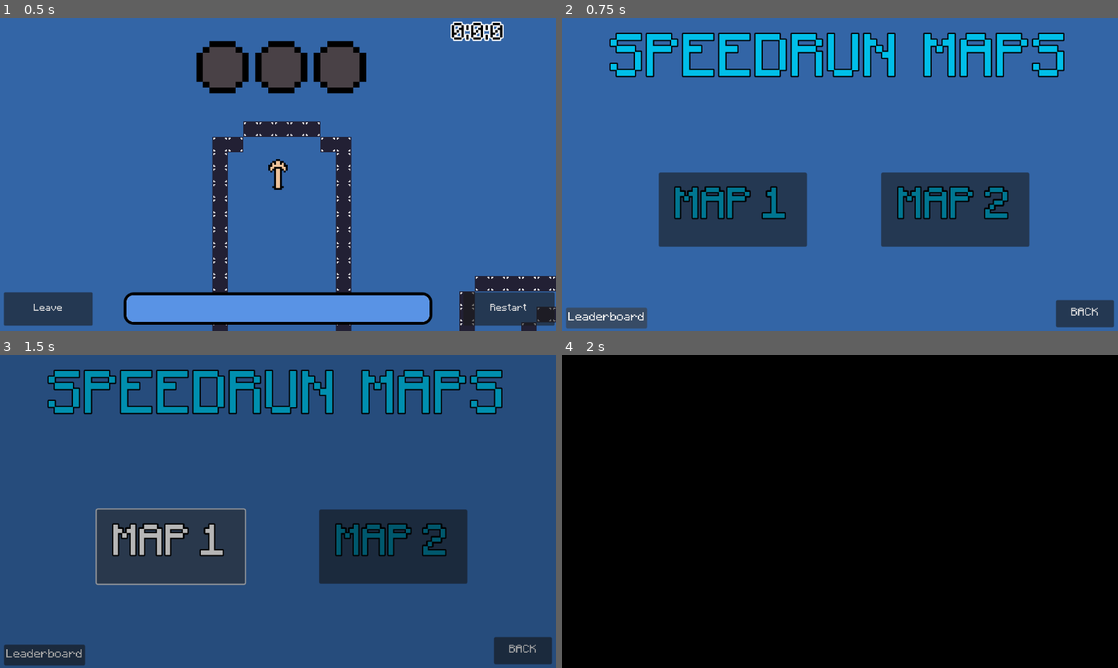
Above: before the commit, frames 1-4 (two rows, left to right).
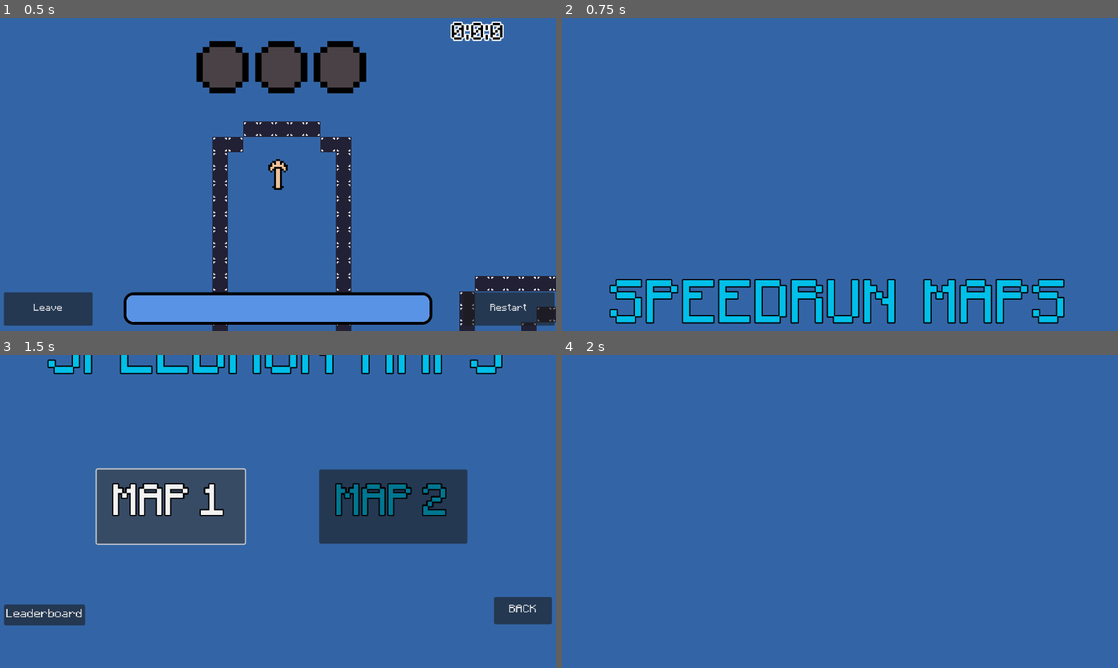
Above: after the commit, the same moments.

Repository: johntheman54321/Pixel-Game-Jam-2024
Game: Godot game, scene res://Scenes/Maps/Map 1/map_1.tscn
The game is run twice, just before and just after one commit, with the same random seed, the same clock (stepped at 60 frames per second) and the same inputs. This scene is started directly instead of the project's main scene.
Inputs:
- Up to frame 1 (0.5 s): no input
- Up to frame 2 (0.75 s): click "Leave" at 0.5 s
- Up to frame 3 (1.5 s): click "MAP 1" at 1.25 s
- Up to frame 4 (2 s): no input

Frame 1 is identical in both runs. In frame 2, 27% of the frame differs, in the area x 0-100%, y 4-100%; in frame 3, 96%; in frame 4, 100%, in the area x 0-100%, y 0-100%.

Commit message:
UI Updates!!

Diff:
--- a/Scenes/Maps/Map 1/map_1.tscn
+++ b/Scenes/Maps/Map 1/map_1.tscn
@@ -270,7 +270,6 @@
 libraries = {
 "": SubResource("AnimationLibrary_cj4m8")
 }
-autoplay = "Fade In"
 
 [node name="Timer" type="Timer" parent="."]
 wait_time = 0.1
--- a/Scenes/main_menu/main_menu.gd
+++ b/Scenes/main_menu/main_menu.gd
@@ -4,6 +4,7 @@
 
 func _ready():
 	$CanvasLayer/AnimationContainer/Name/LineEdit.text = Global.player_name
+	#RenderingServer.set_default_clear_color(Color(0.39,0.75,1))
 
 
 func _process(delta):
@@ -18,6 +19,7 @@
 			$AnimationPlayer.play("Fade Out")
 		button_pressed = true
 		await get_tree().create_timer($AnimationPlayer.current_animation_length).timeout
+		$CanvasLayer/AnimationContainer/Name/LineEdit.editable = false
 		get_tree().change_scene_to_file("res://Scenes/map_selection/map_selection.tscn")
 	else:
 		$AnimationPlayer.play("NoName")
--- a/Scenes/main_menu/main_menu.tscn
+++ b/Scenes/main_menu/main_menu.tscn
@@ -12,14 +12,26 @@
 tracks/0/type = "value"
 tracks/0/imported = false
 tracks/0/enabled = true
-tracks/0/path = NodePath("CanvasLayer/AnimationContainer/ColorRect:modulate")
+tracks/0/path = NodePath("ParallaxBackground:offset")
 tracks/0/interp = 1
 tracks/0/loop_wrap = true
 tracks/0/keys = {
 "times": PackedFloat32Array(0, 1),
 "transitions": PackedFloat32Array(1, 1),
 "update": 0,
-"values": [Color(0, 0, 0, 1), Color(1, 1, 1, 0)]
+"values": [Vector2(0, 700), Vector2(0, 0)]
+}
+tracks/1/type = "value"
+tracks/1/imported = false
+tracks/1/enabled = true
+tracks/1/path = NodePath("CanvasLayer/AnimationContainer:position")
+tracks/1/interp = 1
+tracks/1/loop_wrap = true
+tracks/1/keys = {
+"times": PackedFloat32Array(0, 1),
+"transitions": PackedFloat32Array(1, 1),
+"update": 0,
+"values": [Vector2(0, 700), Vector2(0, 0)]
 }
 
 [sub_resource type="Animation" id="Animation_vnu53"]
@@ -70,34 +82,22 @@
 tracks/0/type = "value"
 tracks/0/imported = false
 tracks/0/enabled = true
-tracks/0/path = NodePath("CanvasLayer/AnimationContainer/ColorRect:modulate")
+tracks/0/path = NodePath("ParallaxBackground:offset")
 tracks/0/interp = 1
 tracks/0/loop_wrap = true
 tracks/0/keys = {
 "times": PackedFloat32Array(0),
 "transitions": PackedFloat32Array(1),
 "update": 0,
-"values": [Color(1, 1, 1, 0)]
+"values": [Vector2(0, 0)]
 }
 tracks/1/type = "value"
 tracks/1/imported = false
 tracks/1/enabled = true
-tracks/1/path = NodePath("ParallaxBackground:offset")
+tracks/1/path = NodePath("CanvasLayer/AnimationContainer:position")
 tracks/1/interp = 1
 tracks/1/loop_wrap = true
 tracks/1/keys = {
-"times": PackedFloat32Array(0),
-"transitions": PackedFloat32Array(1),
-"update": 0,
-"values": [Vector2(0, 0)]
-}
-tracks/2/type = "value"
-tracks/2/imported = false
-tracks/2/enabled = true
-tracks/2/path = NodePath("CanvasLayer/AnimationContainer:position")
-tracks/2/interp = 1
-tracks/2/loop_wrap = true
-tracks/2/keys = {
 "times": PackedFloat32Array(0),
 "transitions": PackedFloat32Array(1),
 "update": 0,
@@ -114,6 +114,7 @@
 
 [node name="main_menu" type="Node2D"]
 script = ExtResource("1_okp7i")
+metadata/_edit_group_ = true
 
 [node name="ParallaxBackground" type="ParallaxBackground" parent="."]
 scale = Vector2(20.25, 20.25)
@@ -158,7 +159,9 @@
 offset_bottom = 65.0
 color = Color(0.2015, 0.39585, 0.65, 1)
 
-[node name="CanvasLayer" type="CanvasLayer" parent="."]
+[node name="CanvasLayer" type="Control" parent="."]
+layout_mode = 3
+anchors_preset = 0
 
 [node name="AnimationContainer" type="Control" parent="CanvasLayer"]
 layout_mode = 3
@@ -184,6 +187,9 @@
 offset_right = 104.0
 offset_bottom = 96.0
 theme_override_fonts/font = ExtResource("2_77myy")
+placeholder_text = "Enter Name"
+max_length = 10
+expand_to_text_length = true
 
 [node name="ColorRect" type="ColorRect" parent="CanvasLayer/AnimationContainer"]
 modulate = Color(1, 1, 1, 0)
@@ -255,6 +261,7 @@
 libraries = {
 "": SubResource("AnimationLibrary_0xd17")
 }
+autoplay = "Fade In"
 speed_scale = 1.5
 
 [connection signal="pressed" from="CanvasLayer/AnimationContainer/Play" to="." method="_on_play_pressed"]
--- a/Scenes/map_selection/map_selection.gd
+++ b/Scenes/map_selection/map_selection.gd
@@ -11,8 +11,8 @@
 		$Control/Map2/Highscore.text = "Highscore
 		" + Global.map2_highscore_text
 func play_fade_out(map_switch):
-	animation_player.play("Fade Out")
-	await get_tree().create_timer(1).timeout
+	animation_player.play("Back")
+	await get_tree().create_timer($AnimationPlayer.current_animation_length).timeout
 	get_tree().change_scene_to_file("res://Scenes/Maps/Map " + str(map_switch) + "/map_" + str(map_switch) + ".tscn")
 
 
--- a/Scenes/map_selection/map_selection.tscn
+++ b/Scenes/map_selection/map_selection.tscn
@@ -36,14 +36,14 @@
 tracks/0/type = "value"
 tracks/0/imported = false
 tracks/0/enabled = true
-tracks/0/path = NodePath("CanvasLayer/ColorRect:modulate")
+tracks/0/path = NodePath(".:position")
 tracks/0/interp = 1
 tracks/0/loop_wrap = true
 tracks/0/keys = {
 "times": PackedFloat32Array(0, 1),
 "transitions": PackedFloat32Array(1, 1),
 "update": 0,
-"values": [Color(1, 1, 1, 1), Color(1, 1, 1, 0)]
+"values": [Vector2(0, 680), Vector2(0, 0)]
 }
 
 [sub_resource type="Animation" id="Animation_c6gxk"]
@@ -87,6 +87,18 @@
 "update": 0,
 "values": [Vector2(0, 272)]
 }
+tracks/2/type = "value"
+tracks/2/imported = false
+tracks/2/enabled = true
+tracks/2/path = NodePath(".:position")
+tracks/2/interp = 1
+tracks/2/loop_wrap = true
+tracks/2/keys = {
+"times": PackedFloat32Array(0),
+"transitions": PackedFloat32Array(1),
+"update": 0,
+"values": [Vector2(0, 680)]
+}
 
 [sub_resource type="AnimationLibrary" id="AnimationLibrary_wtgx0"]
 _data = {
@@ -97,17 +109,13 @@
 }
 
 [node name="MapSelection" type="Node2D"]
+position = Vector2(0, 680)
 script = ExtResource("1_77iun")
 
-[node name="ColorRect" type="ColorRect" parent="."]
-offset_right = 1152.0
-offset_bottom = 648.0
-color = Color(0.2015, 0.39585, 0.65, 1)
-
 [node name="CanvasLayer" type="CanvasLayer" parent="."]
 
 [node name="ColorRect" type="ColorRect" parent="CanvasLayer"]
-modulate = Color(1, 1, 1, 0)
+visible = false
 anchors_preset = 15
 anchor_right = 1.0
 anchor_bottom = 1.0
@@ -129,6 +137,7 @@
 horizontal_alignment = 1
 vertical_alignment = 1
 uppercase = true
+metadata/_edit_use_anchors_ = true
 
 [node name="Control" type="Control" parent="."]
 layout_mode = 3
@@ -137,6 +146,7 @@
 offset_right = 1152.0
 offset_bottom = 552.0
 scale = Vector2(1.2, 1.2)
+metadata/_edit_use_anchors_ = true
 
 [node name="Map1" type="Button" parent="Control"]
 layout_mode = 0
@@ -150,6 +160,7 @@
 theme_override_fonts/font = ExtResource("1_ogesc")
 theme_override_font_sizes/font_size = 60
 text = "MAP 1"
+metadata/_edit_use_anchors_ = true
 
 [node name="Highscore" type="Label" parent="Control/Map1"]
 layout_mode = 0
@@ -159,6 +170,7 @@
 theme_override_colors/font_color = Color(0, 0, 0, 1)
 theme_override_fonts/font = ExtResource("1_ogesc")
 theme_override_font_sizes/font_size = 40
+metadata/_edit_use_anchors_ = true
 
 [node name="Map2" type="Button" parent="Control"]
 layout_mode = 0
@@ -172,6 +184,7 @@
 theme_override_fonts/font = ExtResource("1_ogesc")
 theme_override_font_sizes/font_size = 60
 text = "MAP 2"
+metadata/_edit_use_anchors_ = true
 
 [node name="Highscore" type="Label" parent="Control/Map2"]
 layout_mode = 0
@@ -181,6 +194,7 @@
 theme_override_colors/font_color = Color(0, 0, 0, 1)
 theme_override_fonts/font = ExtResource("1_ogesc")
 theme_override_font_sizes/font_size = 40
+metadata/_edit_use_anchors_ = true
 
 [node name="Back" type="Button" parent="Control"]
 layout_mode = 0
@@ -190,6 +204,7 @@
 offset_bottom = 307.0
 theme_override_fonts/font = ExtResource("1_ogesc")
 text = "BACK"
+metadata/_edit_use_anchors_ = true
 
 [node name="Leaderboard" type="Button" parent="Control"]
 layout_mode = 0
@@ -199,11 +214,13 @@
 offset_bottom = 303.333
 theme_override_fonts/font = ExtResource("1_ogesc")
 text = "Leaderboard"
+metadata/_edit_use_anchors_ = true
 
 [node name="AnimationPlayer" type="AnimationPlayer" parent="."]
 libraries = {
 "": SubResource("AnimationLibrary_wtgx0")
 }
+autoplay = "Fade In"
 speed_scale = 1.5
 
 [node name="Leaderboard" type="Control" parent="."]
--- a/Scenes/underwater/submarine/submarine.gd
+++ b/Scenes/underwater/submarine/submarine.gd
@@ -49,7 +49,6 @@
 		await get_tree().create_timer(1.5).timeout
 		world.animation_player.play("Fade out")
 		await get_tree().create_timer(1).timeout
-		RenderingServer.set_default_clear_color(Color(0,0,0))
 		if new_highscore == true:
 			await Leaderboards.post_guest_score("aquarun-map1-fastest-ti-Tov4", Global.map1_highscore, Global.player_name)
 		get_tree().change_scene_to_file("res://Scenes/map_selection/map_selection.tscn")
